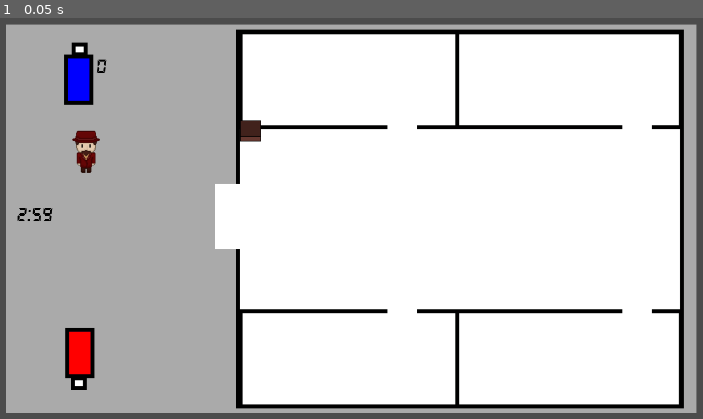
Above: before the commit, frame 1.
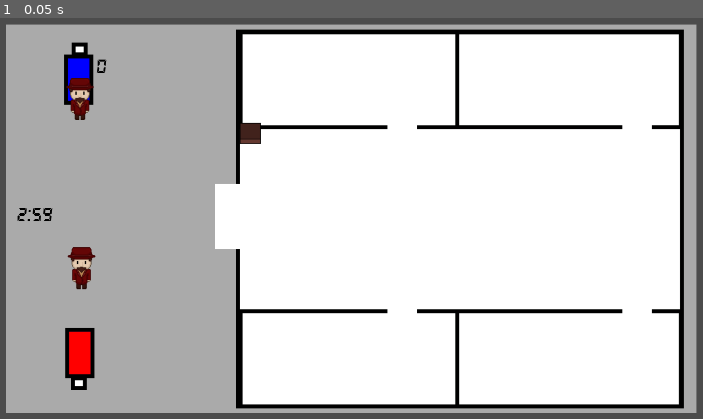
Above: after the commit, the same moment.

Repository: iarzuaga/willbros
Game: Godot game, scene res://Scenes/game_manager.tscn
The game is run twice, just before and just after one commit, with the same random seed, the same clock (stepped at 60 frames per second) and the same inputs.
Inputs:
- Up to frame 1 (0.05 s): no input

The runs differ from the first frame. In frame 1, 0.9% of the frame differs, in the area x 9-38%, y 14-68%.

Commit message:
wip throwns

Diff:
--- a/WllBrosProject/Scenes/game_manager.tscn
+++ b/WllBrosProject/Scenes/game_manager.tscn
@@ -1,20 +1,26 @@
 [gd_scene load_steps=5 format=2]
 
 [ext_resource path="res://Scripts/game_manager.gd" type="Script" id=1]
-[ext_resource path="res://Scenes/player.tscn" type="PackedScene" id=2]
-[ext_resource path="res://Scenes/Objects/object_base.tscn" type="PackedScene" id=3]
-[ext_resource path="res://Scenes/Rooms/house.tscn" type="PackedScene" id=4]
+[ext_resource path="res://Scenes/Rooms/house.tscn" type="PackedScene" id=2]
+[ext_resource path="res://Scenes/player.tscn" type="PackedScene" id=3]
+[ext_resource path="res://Scenes/Objects/object_base.tscn" type="PackedScene" id=4]
 
 [node name="game_manager" type="Node"]
 
 script = ExtResource( 1 )
 
-[node name="player" parent="." index="0" instance=ExtResource( 2 )]
+[node name="home_1" parent="." index="0" instance=ExtResource( 2 )]
 
-position = Vector2( -135.005, 188.276 )
+[node name="player" parent="." index="1" instance=ExtResource( 3 )]
 
-[node name="object" parent="." index="1" instance=ExtResource( 3 )]
+position = Vector2( -149.812, 61.7172 )
+play_two = false
 
-position = Vector2( 259.586, 87.7147 )
+[node name="player2" parent="." index="2" instance=ExtResource( 3 )]
 
-[node name="home_1" parent="." index="2" instance=ExtResource( 4 )]
+position = Vector2( -146, 468 )
+play_two = true
+
+[node name="object" parent="." index="3" instance=ExtResource( 4 )]
+
+position = Vector2( 259.142, 93.7824 )
--- a/WllBrosProject/Scenes/player.tscn
+++ b/WllBrosProject/Scenes/player.tscn
@@ -14,7 +14,9 @@
 custom_solver_bias = 0.0
 extents = Vector2( 7.12863, 21.019 )
 
-[node name="player" type="KinematicBody2D" index="0"]
+[node name="player" type="KinematicBody2D" index="0" groups=[
+"brother",
+]]
 
 input_pickable = false
 collision_layer = 1
@@ -27,6 +29,7 @@
 grab_distance = 50
 drop_distance = 60
 throw_force = 500
+play_two = false
 
 [node name="sprite" type="Sprite" parent="." index="0"]
 
--- a/WllBrosProject/Scripts/Player.gd
+++ b/WllBrosProject/Scripts/Player.gd
@@ -6,33 +6,52 @@
 export var grab_distance = 50
 export var drop_distance = 60
 export var throw_force = 500
+export var play_two = false
 
 onready var vel_i = Vector2(0, 0)
 onready var object_grabbed = []
 onready var direction = Vector2(0, 1)
+onready var grab_zone = $pick_area
+onready var attack_vel = Vector2(0, 0)
 
 func _ready():
 	pass
 
 func _physics_process(delta):
-	var grab_zone = $pick_area
 	vel_i = Vector2(0,0)
 	velocity = Vector2(0, 0)
 
-	if Input.is_action_pressed("up"):
-		vel_i.y -=1
+	if not play_two:
+
+		if Input.is_action_pressed("up"):
+			vel_i.y -=1
 
 
-	if Input.is_action_pressed("down"):
-		vel_i.y +=1
+		if Input.is_action_pressed("down"):
+			vel_i.y +=1
 
 
-	if Input.is_action_pressed("left"):
-		vel_i.x -=1
+		if Input.is_action_pressed("left"):
+			vel_i.x -=1
 
 
-	if Input.is_action_pressed("right"):
-		vel_i.x +=1
+		if Input.is_action_pressed("right"):
+			vel_i.x +=1
+	else:
+		if Input.is_action_pressed("up_2"):
+			vel_i.y -=1
+
+
+		if Input.is_action_pressed("down_2"):
+			vel_i.y +=1
+
+
+		if Input.is_action_pressed("left_2"):
+			vel_i.x -=1
+
+
+		if Input.is_action_pressed("right_2"):
+			vel_i.x +=1
 
 	grab_zone.look_at(self.position)
 
@@ -42,28 +61,46 @@
 
 	vel_i = speed * vel_i.normalized()
 
-	if Input.is_action_just_pressed("Interact"):
+	if play_two:
+		if Input.is_action_just_pressed("Interact_2"):
+			interact(object_grabbed)
+	else:
+		if Input.is_action_just_pressed("Interact"):
+			interact(object_grabbed)
 
-		if object_grabbed:
-			object_grabbed[0].position = direction * drop_distance + self.position
-			self.get_parent().add_child(object_grabbed[0])
 
-			if vel_i:
-				object_grabbed[0].acceleration = direction * throw_force
-				pass
-
-			object_grabbed.remove(0)
-
-		else:
-			if grab_zone.get_overlapping_bodies():
-				var object = grab_zone.get_overlapping_bodies()[0]
-				object_grabbed.append(object)
-				object.get_parent().remove_child(object)
-
-	if Input.is_action_just_pressed("Attack"):
-		vel_i = speed * 100 * vel_i.normalized()
-		pass
+	if play_two:
+		if Input.is_action_just_pressed("Attack_2"):
+			attack()
+	else:
+		if Input.is_action_just_pressed("Attack"):
+			attack()
 
 	velocity.x = lerp(velocity.x, vel_i.x, 0.1)
 	velocity.y = lerp(velocity.y, vel_i.y, 0.1)
 	move_and_slide(velocity, Vector2(0,0), 25.0)
+
+func interact(object_grabbed):
+	if object_grabbed:
+		object_grabbed[0].position = direction * drop_distance + self.position
+		self.get_parent().add_child(object_grabbed[0])
+
+		if vel_i:
+			object_grabbed[0].acceleration = direction * throw_force
+			pass
+
+		object_grabbed.remove(0)
+
+	else:
+		if grab_zone.get_overlapping_bodies():
+			var object = grab_zone.get_overlapping_bodies()[0]
+			object_grabbed.append(object)
+			object.get_parent().remove_child(object)
+
+func attack():
+	attack_vel = speed * 0.10 * vel_i.normalized()
+	var attack_action = move_and_collide(attack_vel)
+	if attack_action:
+		var brother_full = attack_action.get_collider_shape().get_parent()
+		if brother_full.object_grabbed:
+			brother_full.interact(brother_full.object_grabbed)
--- a/WllBrosProject/player_tmp.tscn
+++ b/WllBrosProject/player_tmp.tscn
@@ -2,7 +2,6 @@
 
 [ext_resource path="res://Scripts/player.gd" type="Script" id=1]
 [ext_resource path="res://icon.png" type="Texture" id=2]
-
 
 [sub_resource type="RectangleShape2D" id=1]
 
--- a/WllBrosProject/project.godot
+++ b/WllBrosProject/project.godot
@@ -36,6 +36,18 @@
  ]
 Attack=[ Object(InputEventJoypadButton,"resource_local_to_scene":false,"resource_name":"","device":0,"button_index":2,"pressure":0.0,"pressed":false,"script":null)
  ]
+up_2=[ Object(InputEventJoypadMotion,"resource_local_to_scene":false,"resource_name":"","device":1,"axis":1,"axis_value":-1.0,"script":null)
+ ]
+down_2=[ Object(InputEventJoypadMotion,"resource_local_to_scene":false,"resource_name":"","device":1,"axis":1,"axis_value":1.0,"script":null)
+ ]
+right_2=[ Object(InputEventJoypadMotion,"resource_local_to_scene":false,"resource_name":"","device":1,"axis":0,"axis_value":1.0,"script":null)
+ ]
+left_2=[ Object(InputEventJoypadMotion,"resource_local_to_scene":false,"resource_name":"","device":1,"axis":0,"axis_value":-1.0,"script":null)
+ ]
+Interact_2=[ Object(InputEventJoypadButton,"resource_local_to_scene":false,"resource_name":"","device":1,"button_index":0,"pressure":0.0,"pressed":false,"script":null)
+ ]
+Attack_2=[ Object(InputEventJoypadButton,"resource_local_to_scene":false,"resource_name":"","device":1,"button_index":2,"pressure":0.0,"pressed":false,"script":null)
+ ]
 
 [rendering]
 
